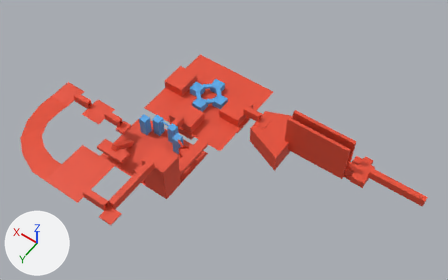
What one commit did to the Blender file etc/level_blend_files/dungeon1_blockout.blend.
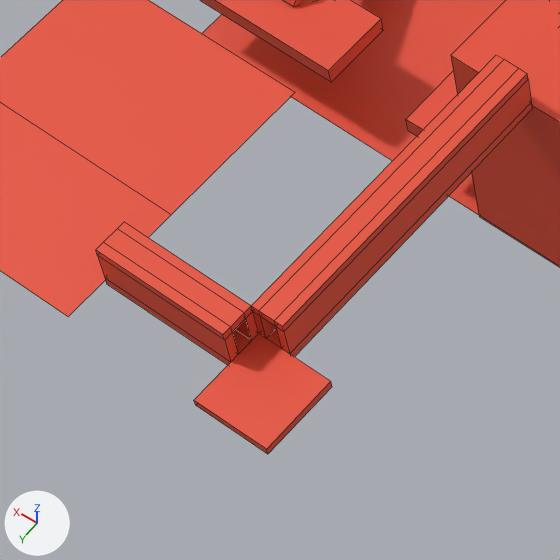
There are two pictures of each version: one whole from a 50 mm lens placed at (-71.9, 93.3, 132.1), pointed at (-16.1, 15.1, 9.2), one close up on the part from 15% to 36% of the width and 54% to 87% of the height. The axes (+X, +Y, +Z) are drawn at lower left. The lights are the same throughout. The close-ups show mesh edges as thin lines.

Script lines for the objects in view, before the commit:
```python
me_cube_017 = bpy.data.meshes.new('Cube.017')
me_cube_017.from_pydata(...)  # 516 vertices, 447 faces; spans x -64.5..31.5, y -13.3..51.6, z -3.1..16.1
me_cube_017.materials.append(mat_regular)  # red #e74d32
ob_cube_015 = bpy.data.objects.new('Cube.015', me_cube_017)
ob_cube_015.location = (0.0, 0.0, 0.0)
```
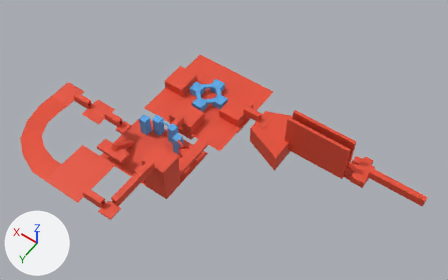
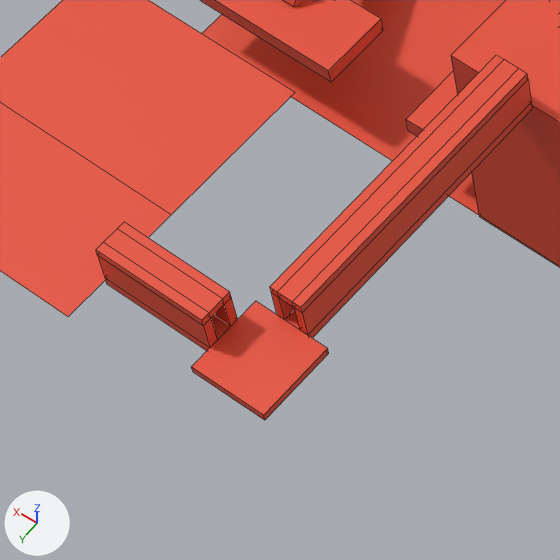
Pixel boxes [x1, y1, x2, y2] of what changed, in the close-ups (560 x 560 px; the box of a moved part takes in the faces that stretch with it):
'Cube.015', reshaped
    before: [0, 0, 560, 454]
    after: [0, 0, 560, 420]
part 1 of me_cube_017, moved or reshaped
    before: [194, 334, 332, 454]
    after: [192, 301, 329, 420]
part 2 of me_cube_017, moved or reshaped
    before: [251, 55, 532, 357]
    after: [270, 55, 532, 338]
part 3 of me_cube_017, moved or reshaped
    before: [96, 222, 259, 365]
    after: [96, 222, 238, 351]

What the commit changed:
me_cube_017 has 516 vertices, 447 faces and spans x -64.5..31.5, y -13.3..51.6, z -3.1..16.1.
me_cube_017 is used by ob_cube_015; location (0.0, 0.0, 0.0).
me_cube_017 part 1: the loose piece of 8 vertices spanning x -11.9..-8.3, y 48.1..51.6, z 13.8..14.2 is moved by (1.0, -1.0, 0.0).
me_cube_017 part 2: 16 of the vertices in x -9.9..-8.3, y 48.1, z 13.7..16.1 are moved by (0.0, -1.0, 0.0).
me_cube_017 part 3: 16 of the vertices in x -8.3, y 48.1..49.7, z 13.7..16.1 are moved by (1.0, 0.0, 0.0).
